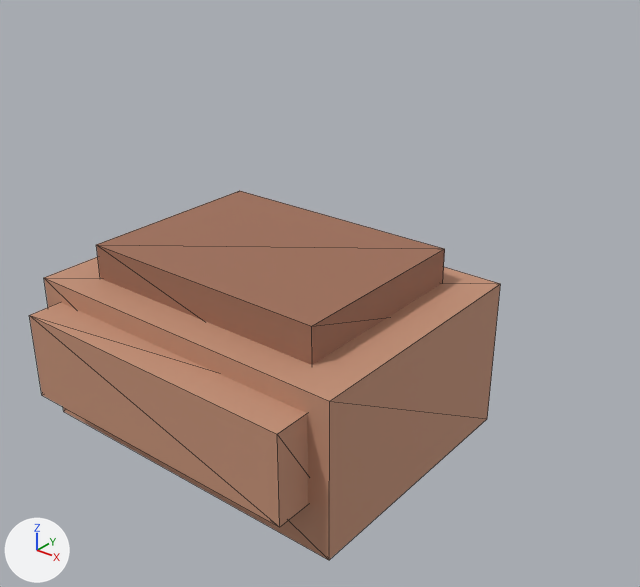
The glTF model assets/models/materials/materials_geothermal_ear.glb: old version first, new version second.
Both versions are drawn from a camera (50 mm lens) standing at (0.37, -0.408, 0.38) and looking at (0.053, -0.012, 0.134). The lights are fixed; the arrows at lower left show +X, +Y and +Z. The first picture is the older version. Mesh edges are drawn as thin lines. Where no turn or scale is listed for an object, it has been applied to the vertices. Vertices at exactly the same position are counted once.

Names of what the first picture shows: 'body', 'edge_curl', 'ridge'.
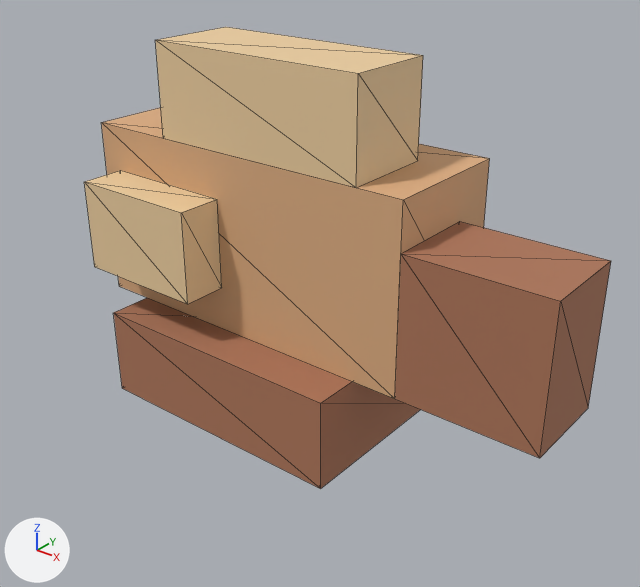
Boxes [x1, y1, x2, y2] around the edits, measured in the pictures (640 x 587 px):
'body', recoloured, moved, rescaled: before [44, 257, 500, 560]; after [101, 107, 490, 399]
'lobe', added (brown): after [395, 221, 611, 458]
'ridge', deleted (brown): before [96, 191, 445, 365]
'upper', added (beige): after [155, 27, 423, 187]
'edge_curl', deleted (brown): before [29, 302, 308, 527]
'fold', added (beige): after [84, 170, 222, 304]
'base', unchanged, uncovered by the edit: after [114, 298, 421, 489]

What the commit changed:
Material 'gte_flesh' (mat_gte_flesh) is new.
Its base color is (0.72, 0.42, 0.22) (beige #ddad81).
Its roughness is 0.78.
Material 'gte_rim' (mat_gte_rim) is new.
Its base color is (0.85, 0.62, 0.35) (beige #edcea0).
Its roughness is 0.7.
Material 'gte_dark' (mat_gte_dark) is new.
Its base color is (0.42, 0.18, 0.1) (brown #ad7659).
Its roughness is 0.82.
me_立方体 is used by ob_body; location (0.0, 0.0, 0.0688).
me_立方体 had 8 vertices, 12 faces and spanned x -0.125..0.125, y -0.094..0.094, z -0.055..0.055.
me_立方体 no longer uses material mat_ge (brown #c49076).
me_立方体 now has 8 vertices, 12 faces and spans x -0.125..0.125, y -0.047..0.047, z -0.062..0.062.
me_立方体 part 1: the whole mesh is scaled about its middle by (1, 0.5, 1.14).
me_立方体 gains material mat_gte_flesh (beige #ddad81).
Mesh me_立方体_002_1 is new.
It is a box spanning x -0.078..0.078, y -0.031..0.031, z -0.031..0.031.
It uses material mat_gte_rim (beige #edcea0).
Mesh me_立方体_003_1 is new.
It is a box spanning x -0.0469..0.0469, y -0.0312..0.0312, z -0.0469..0.0469.
It uses material mat_gte_dark (brown #ad7659).
Mesh me_立方体_006 is new.
It is a box spanning x -0.0469..0.0469, y -0.0156..0.0156, z -0.0312..0.0312.
It uses material mat_gte_rim (beige #edcea0).
Object 'body' (ob_body) moves from (0.0, 0.0, 0.0688) to (0.0, 0.0156, 0.1562).
Object 'edge_curl' (ob_edge_curl) is deleted.
Object 'ridge' (ob_ridge) is deleted.
Object 'upper' (ob_upper) is new; it shows me_立方体_002_1.
Its location is (0.0156, 0.0, 0.25).
Object 'lobe' (ob_lobe) is new; it shows me_立方体_003_1.
Its location is (0.1719, 0.0, 0.1406).
Object 'fold' (ob_fold) is new; it shows me_立方体_006.
Its location is (-0.0625, -0.0469, 0.1562).
